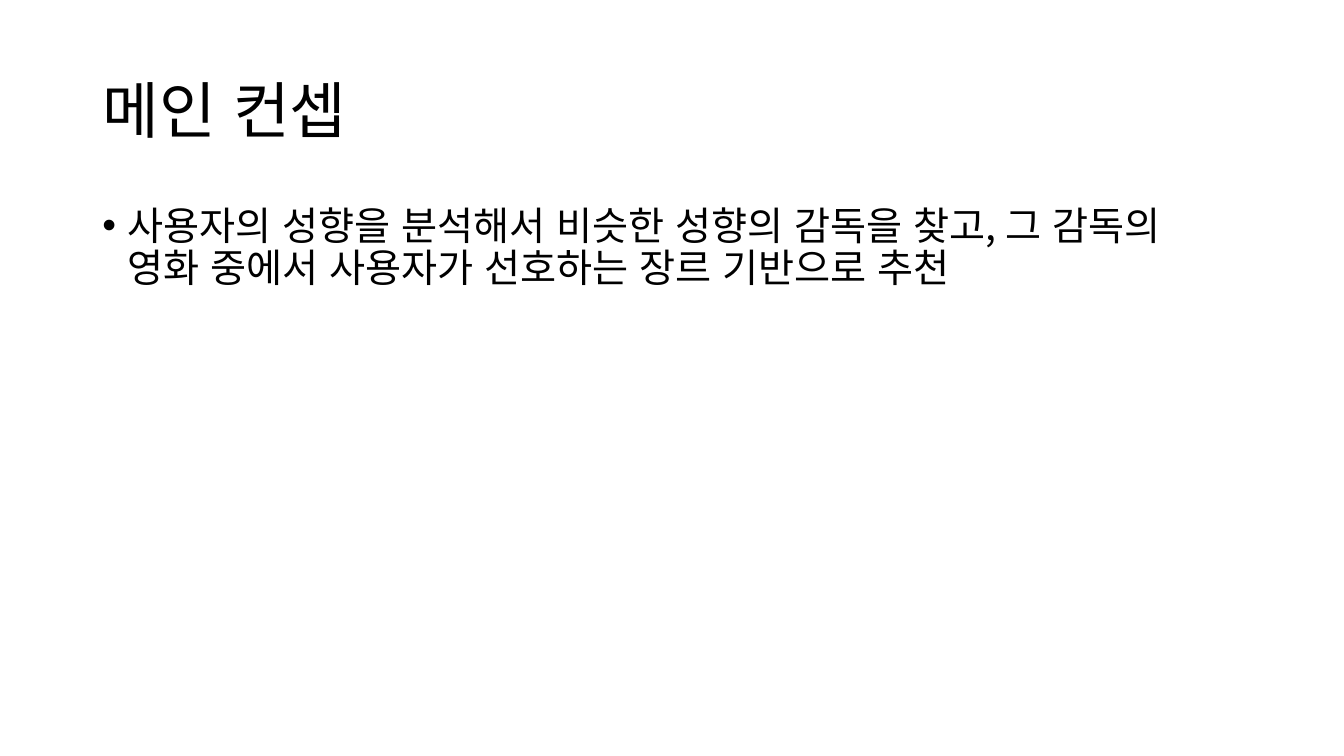
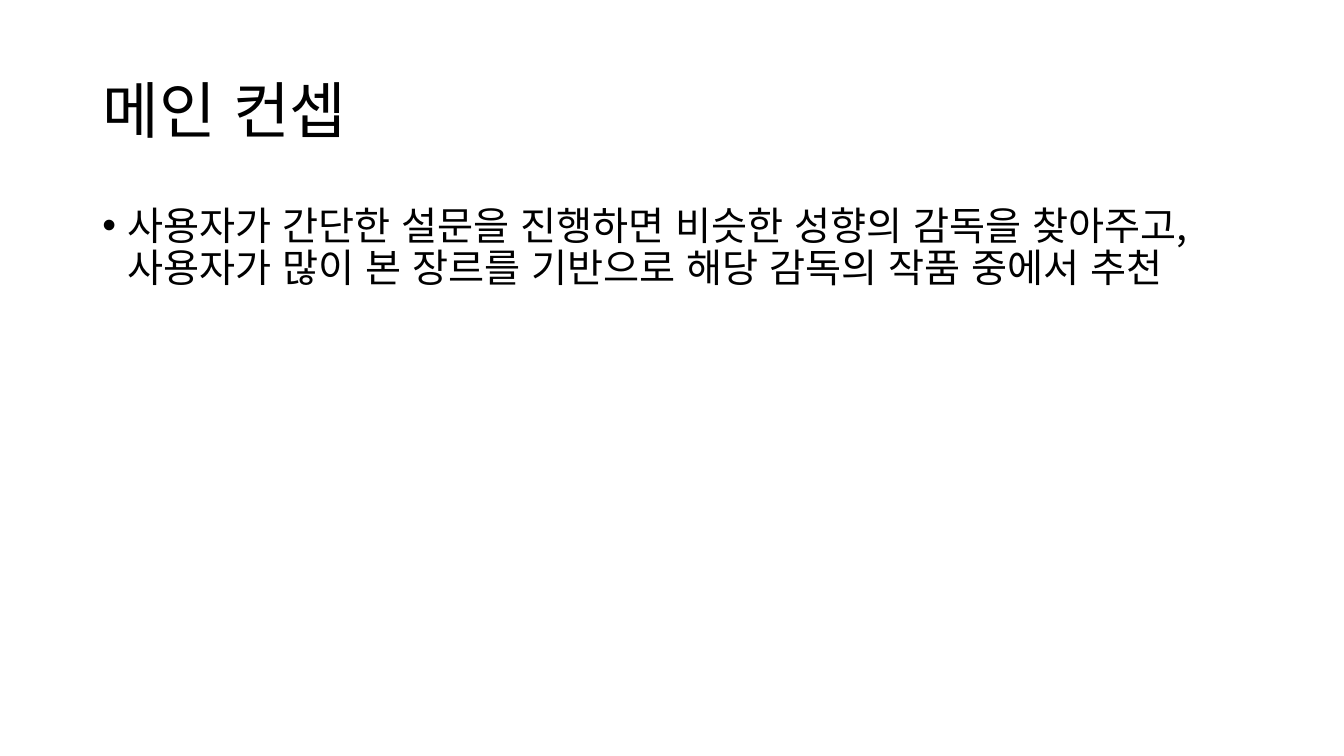
Before and after one commit to jelee6613/Moodle, a slide deck: slide 2 of 220527_7기_서울_5반_관통PJT_마주리_이종은.pptx. Drawn at 1344x756 pixels with LibreOffice and Linux fonts; fonts in the diff are those of the drawing. Boxes give left, top, right and bottom in pixels: in the first picture for what was removed or moved away, otherwise in the second. Text is boxed around its words. In the diff, an @@ line names an element or a change of style, - is before the commit and + after.

```diff
--- a/220527_7기_서울_5반_관통PJT_마주리_이종은.pptx
+++ b/220527_7기_서울_5반_관통PJT_마주리_이종은.pptx
@@ text at <box>128,207,1188,286</box>: text changed @@
-• 사용자의 성향을 분석해서 비슷한 성향의 감독을 찾고, 그 감독의 영화 중에서 사용자가 선호하는 장르 기반으로 추천
+• 사용자가 간단한 설문을 진행하면 비슷한 성향의 감독을 찾아주고, 사용자가 많이 본 장르를 기반으로 해당 감독의 작품 중에서 추천
```
Also in this commit, not shown: 1 other slide changed, 9 other files.
